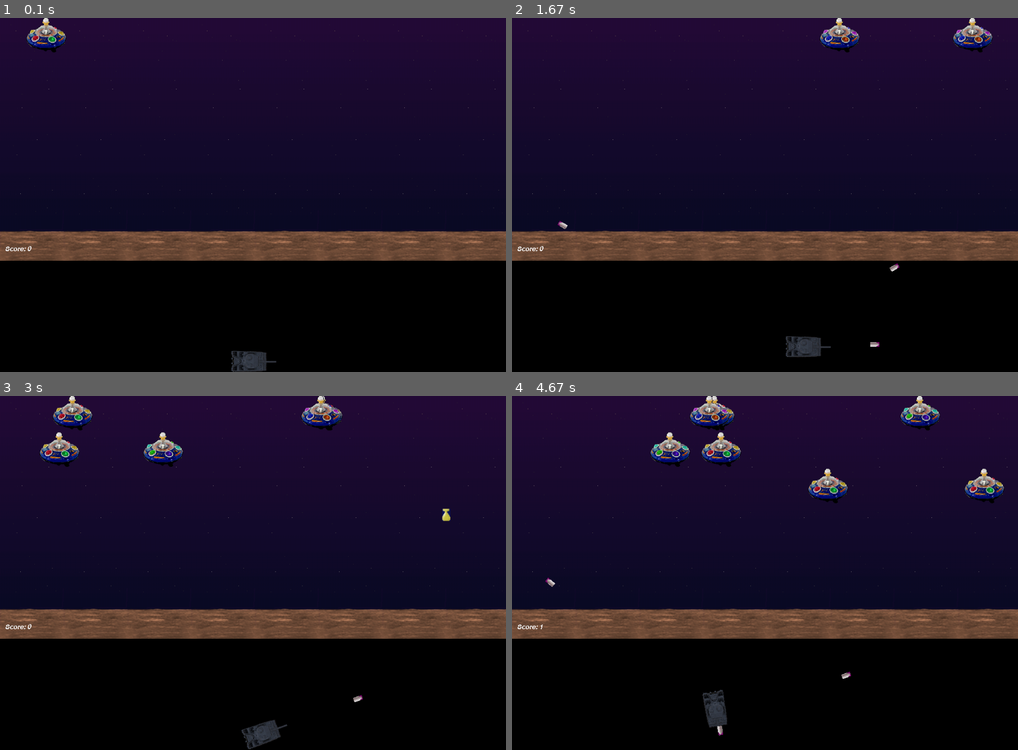
Above: before the commit, frames 1-4 (two rows, left to right).
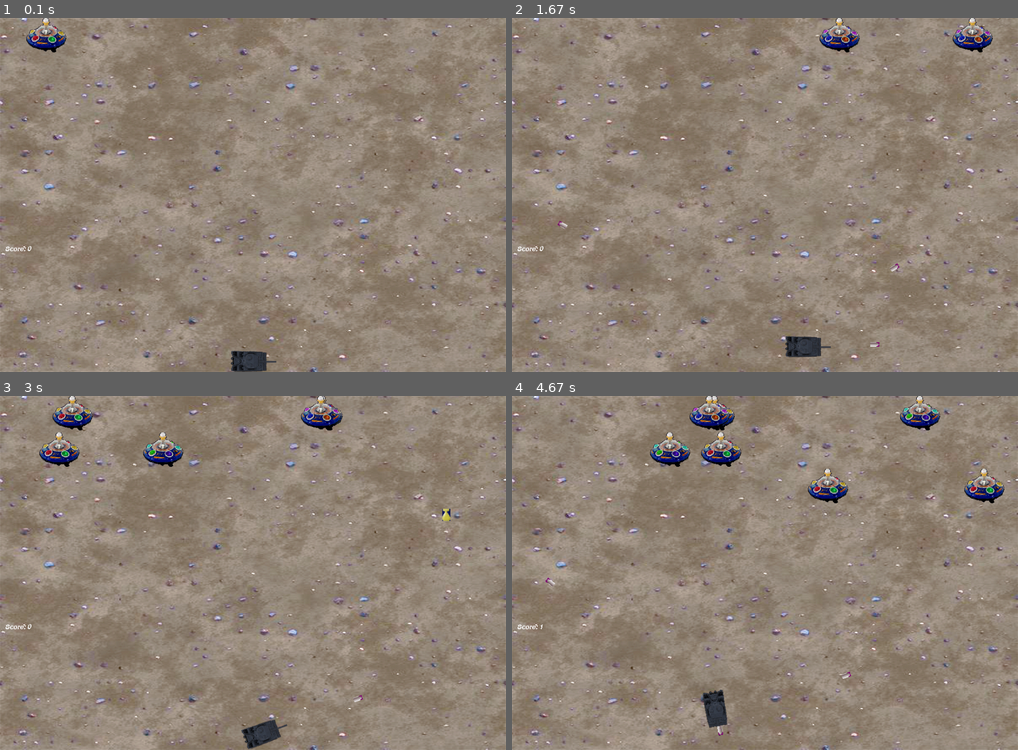
Above: after the commit, the same moments.

Repository: khanhtran-cse/ass-game-2018
Game: pygame game, started from aliens.py
Same seed, same stepped clock (60 frames per second), same inputs: the game is played once before the commit and once after it.
Inputs:
- Up to frame 1 (0.1 s): no input
- Up to frame 2 (1.67 s): hold Space 0.33-0.8 s; hold Right 0.33-0.8 s; hold Right 0.83-1.3 s; tap Space at 0.9, 1.2, 1.4 s; hold Up 1.33-1.63 s
- Up to frame 3 (3 s): hold Right 1.67-2.13 s; tap Space at 1.73, 2.03, 2.23, 2.53, 2.8 s; hold Left 2.17-2.7 s; hold Down from 2.73 s (still down)
- Up to frame 4 (4.67 s): release Down at 3.03 s; hold Left 3.07-3.47 s; tap Space at 3.13, 3.43, 3.57, 3.97, 4.27, 4.63 s; hold Up 3.5-3.87 s; hold Right 3.9-4.53 s; hold Down from 4.57 s (still down)

The runs differ from the first frame. In frame 1, 99% of the frame differs, in the area x 0-100%, y 0-100%; in frame 2, 99%; in frame 3, 98%; in frame 4, 97%.

Commit message:
update background

Diff:
--- a/aliens.py
+++ b/aliens.py
@@ -77,6 +77,7 @@
         self.origtop = self.rect.top
         self.facing = -1
         self.angle = 0
+        self.isDestroy = False
 
     def calculateHeadDelta(self,distance):
         x = 0
@@ -88,6 +89,9 @@
 
 
     def move(self, direction):
+        if(self.isDestroy):
+            self.rect.move_ip(-1000,-1000)
+            return
         # if direction: self.facing = direction
         if(direction == 'head'):
             # calculate new x, y
@@ -124,6 +128,8 @@
         # print(pos,self.rect.top)
         return (pos[0] + x, pos[1] + y, self.angle)
 
+    def destroy(self):
+        self.isDestroy = True
 
 class Alien(pygame.sprite.Sprite):
     speed = 13
@@ -199,7 +205,7 @@
 
     def update(self):
         self.rect.move_ip(0, self.speed)
-        if self.rect.bottom >= 470:
+        if self.rect.bottom >= SCREENRECT.bottom:
             Explosion(self)
             self.kill()
 
@@ -268,7 +274,7 @@
     pygame.mouse.set_visible(0)
 
     #create the background, tile the bgd image
-    bgdtile = load_image('background.gif')
+    bgdtile = load_image('background.png')
     background = pygame.Surface(SCREENRECT.size)
     for x in range(0, SCREENRECT.width, bgdtile.get_width()):
         background.blit(bgdtile, (x, 0))
@@ -311,7 +317,7 @@
     if pygame.font:
         all.add(Score())
 
-
+    overgameTime = 2000/40
     while player.alive():
 
         #get input
@@ -338,7 +344,7 @@
             player.move('right')
         # direction = keystate[K_RIGHT] - keystate[K_LEFT]
         # player.move(direction)
-        firing = keystate[K_SPACE]
+        firing = keystate[K_SPACE] and not player.isDestroy
         if not player.reloading and firing and len(shots) < MAX_SHOTS:
             Shot(player.gunpos())
             shoot_sound.play()
@@ -361,7 +367,7 @@
             Explosion(alien)
             Explosion(player)
             SCORE = SCORE + 1
-            player.kill()
+            player.destroy()
 
         for alien in pygame.sprite.groupcollide(shots, aliens, 1, 1).keys():
             boom_sound.play()
@@ -372,12 +378,17 @@
             boom_sound.play()
             Explosion(player)
             Explosion(bomb)
-            player.kill()
+            player.destroy()
 
         #draw the scene
         dirty = all.draw(screen)
         pygame.display.update(dirty)
 
+        if(player.isDestroy):
+            overgameTime-=1
+
+        if(overgameTime < 0):
+            player.kill()
         #cap the framerate
         clock.tick(40)
 
Binary file added: data/background.png
